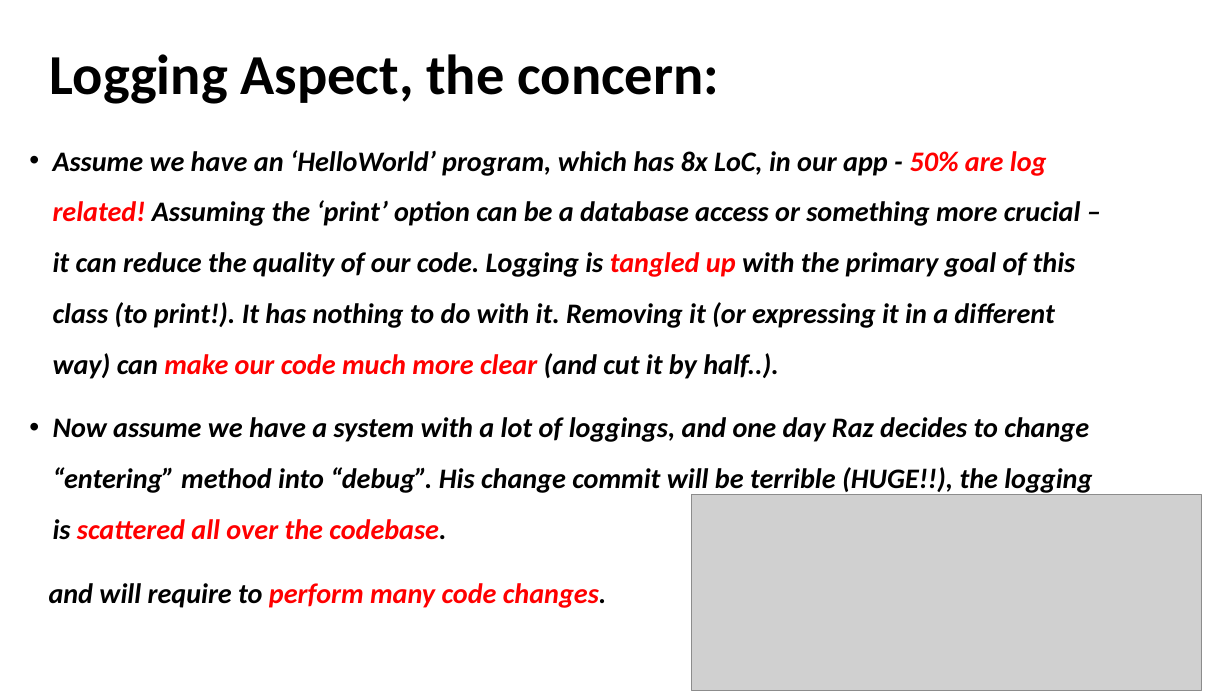
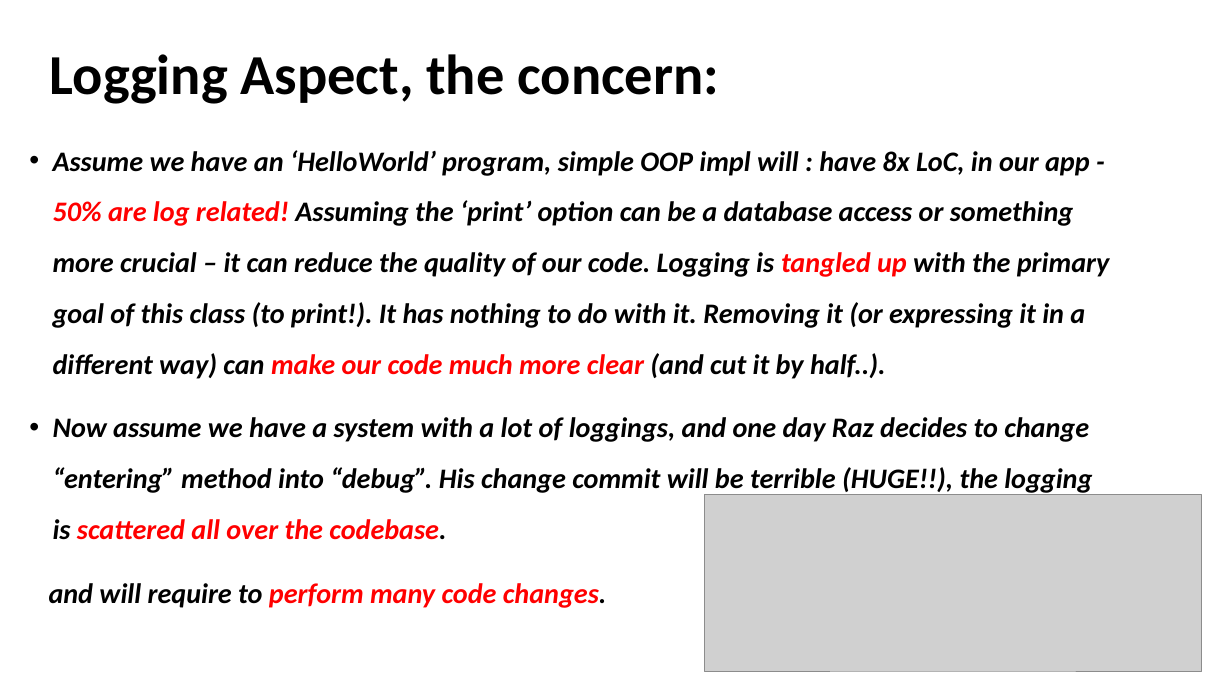
Before and after one commit to akotek/AOP, a slide deck: slide 11 of src/Final Project Presentation.pptx (slide 10 before the commit). Drawn at 1232x693 pixels with LibreOffice and Linux fonts; fonts in the diff are those of the drawing; grey boxes stand for pictures. Boxes give left, top, right and bottom in pixels: in the first picture for what was removed or moved away, otherwise in the second. Text is boxed around its words. In the diff, an @@ line names an element or a change of style, - is before the commit and + after.

```diff
--- a/src/Final Project Presentation.pptx
+++ b/src/Final Project Presentation.pptx
@@ text at (53, 150, 1110, 379): text changed @@
-• Assume we have an ‘HelloWorld’ program, which has 8x LoC, in our app - 50% are log related! Assuming the ‘print’ option can be a database access or something more crucial – it can reduce the quality of our code. Logging is tangled up with the primary goal of this class (to print!). It has nothing to do with it. Removing it (or expressing it in a different way) can make our code much more clear (and cut it by half..).
+• Assume we have an ‘HelloWorld’ program, simple OOP impl will : have 8x LoC, in our app - 50% are log related! Assuming the ‘print’ option can be a database access or something more crucial – it can reduce the quality of our code. Logging is tangled up with the primary goal of this class (to print!). It has nothing to do with it. Removing it (or expressing it in a different way) can make our code much more clear (and cut it by half..).
@@ picture: place and size @@
-picture at (692, 495, 1202, 691)
+picture at (704, 495, 1202, 672)
```
Also in this commit, not shown: 17 other slides changed, 6 slides added, 2 slides removed, 5 other files.
